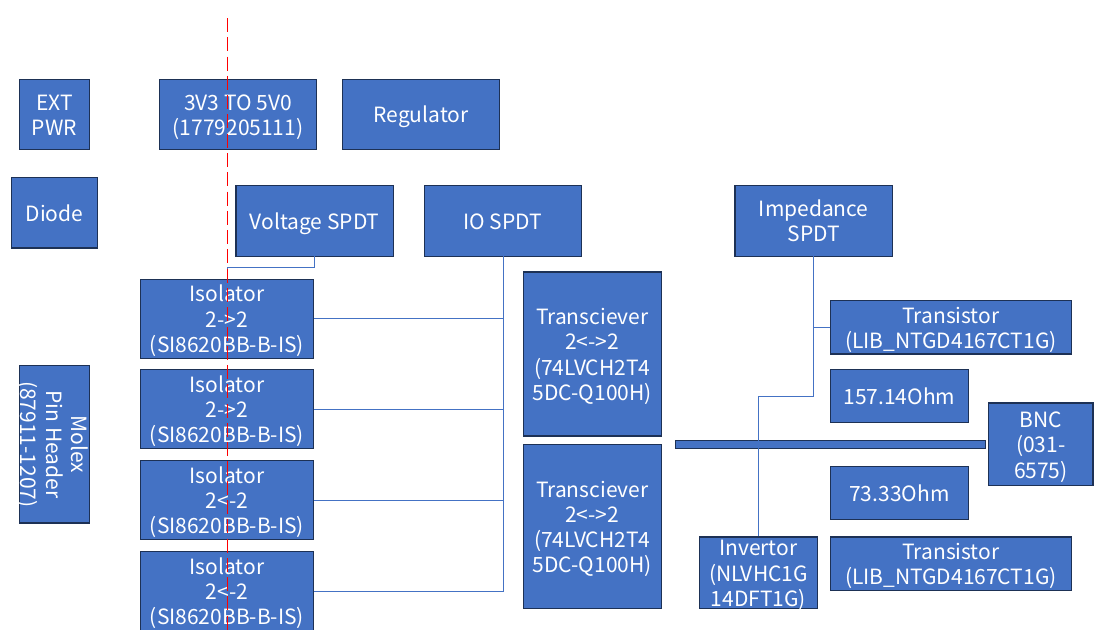
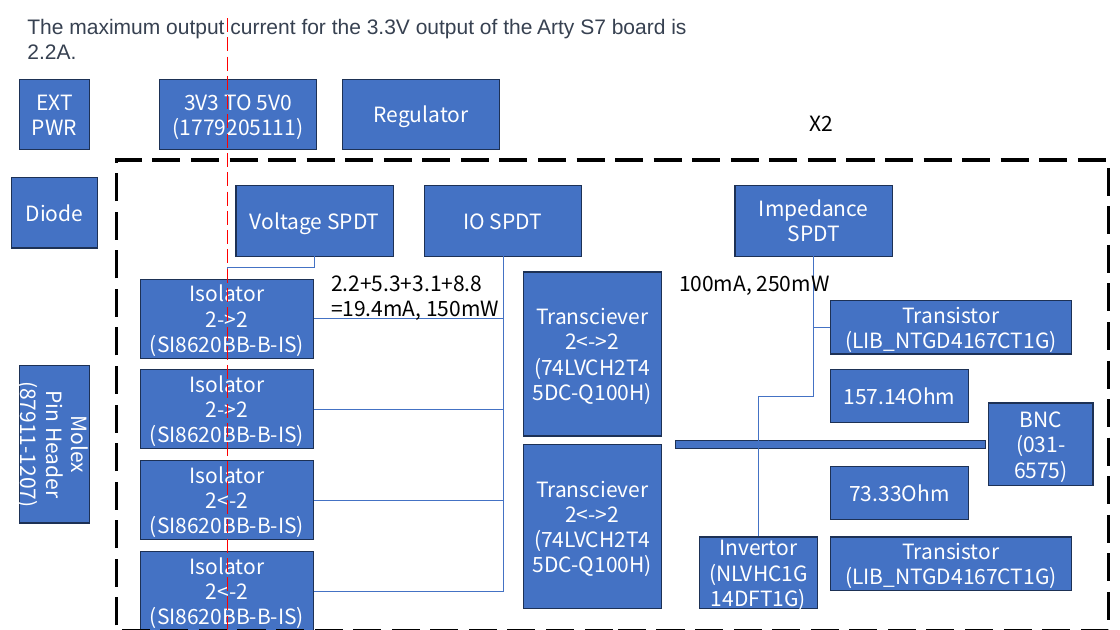
Before and after one commit to alexist2623/PMOD2BNC, a slide deck: slide 12 of Meeting/PMOD2BNC.pptx (slide 10 before the commit). Drawn at 1120x630 pixels with LibreOffice and Linux fonts; fonts in the diff are those of the drawing. Boxes give left, top, right and bottom in pixels: in the first picture for what was removed or moved away, otherwise in the second. Text is boxed around its words. In the diff, an @@ line names an element or a change of style, - is before the commit and + after.

```diff
--- a/Meeting/PMOD2BNC.pptx
+++ b/Meeting/PMOD2BNC.pptx
@@ text added at bbox=[27, 18, 686, 59], 18 pt, text #374151 @@
+The maximum output current for the 3.3V output of the Arty S7 board is 2.2A.
@@ text added at bbox=[809, 115, 833, 131], 18 pt, text #000000 @@
+X2
@@ rectangle added at bbox=[117, 160, 1109, 630], outline #000000 3 pt dashed @@
@@ text added at bbox=[331, 275, 499, 320], 18 pt, text #000000 @@
+2.2+5.3+3.1+8.8
+=19.4mA, 150mW
@@ text added at bbox=[679, 270, 830, 296], 18 pt, text #000000 @@
+100mA, 250mW
```
Also in this commit, not shown: 4 slides added, 1 slide removed, 31 other files.
